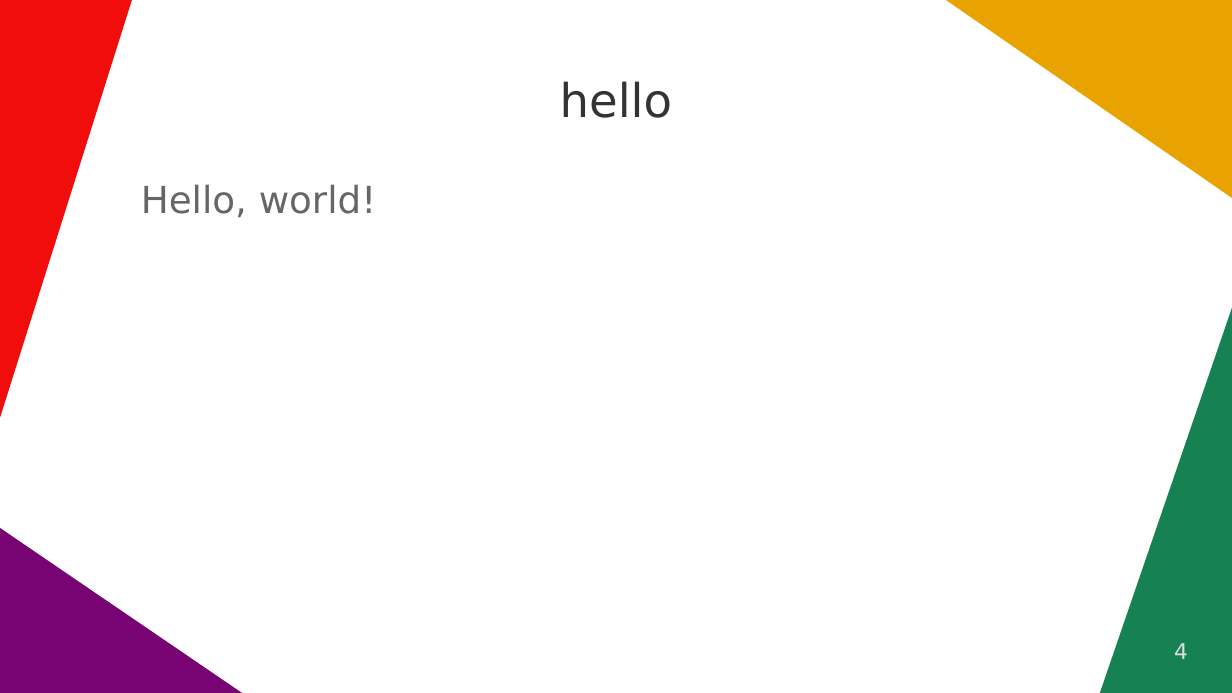
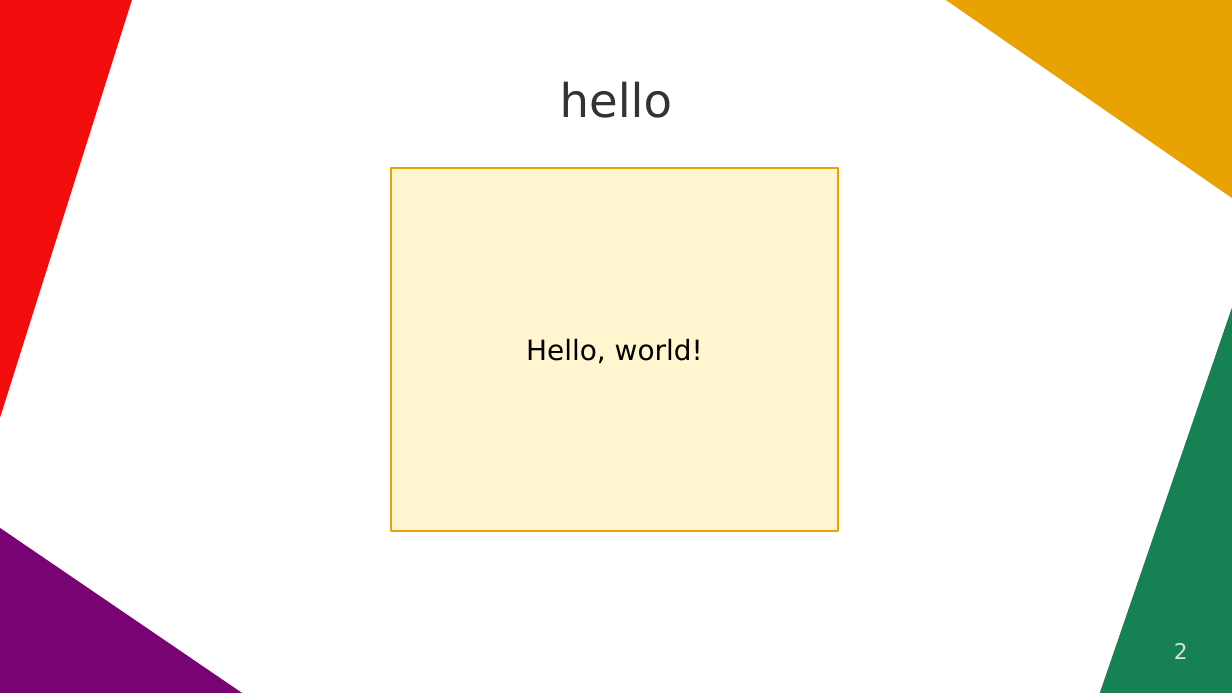
Before and after one commit to RobertBendun/prasm, a slide deck: slide 2 of hello_world.odp (slide 4 before the commit). Drawn at 1232x693 pixels with LibreOffice and Linux fonts; fonts in the diff are those of the drawing. Boxes give left, top, right and bottom in pixels: in the first picture for what was removed or moved away, otherwise in the second. Text is boxed around its words. In the diff, an @@ line names an element or a change of style, - is before the commit and + after.

```diff
--- a/hello_world.odp
+++ b/hello_world.odp
@@ rectangle "Hello, world!": place and size @@
-rectangle "Hello, world!" at (141, 184, 376, 218)
+rectangle "Hello, world!" at (391, 168, 838, 531)
@@ rectangle "Hello, world!" at (391, 168, 838, 531): size 24 to 18 pt, text colour #666666 to #000000; alignment left to centre; indent changed; less space between paragraphs; vertical alignment top to middle; fill none to #FFF5CE; outline none to #E8A202 1.42 pt @@
@@ page number at (1174, 643, 1188, 659): text changed @@
-4
+2
```
Also in this commit, not shown: 1 other slide changed, 1 other file.
